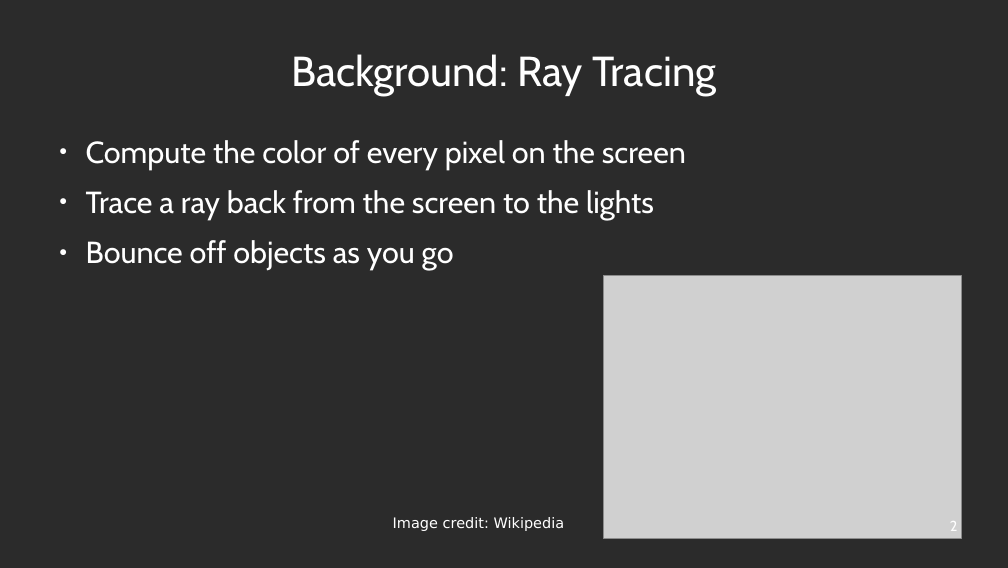
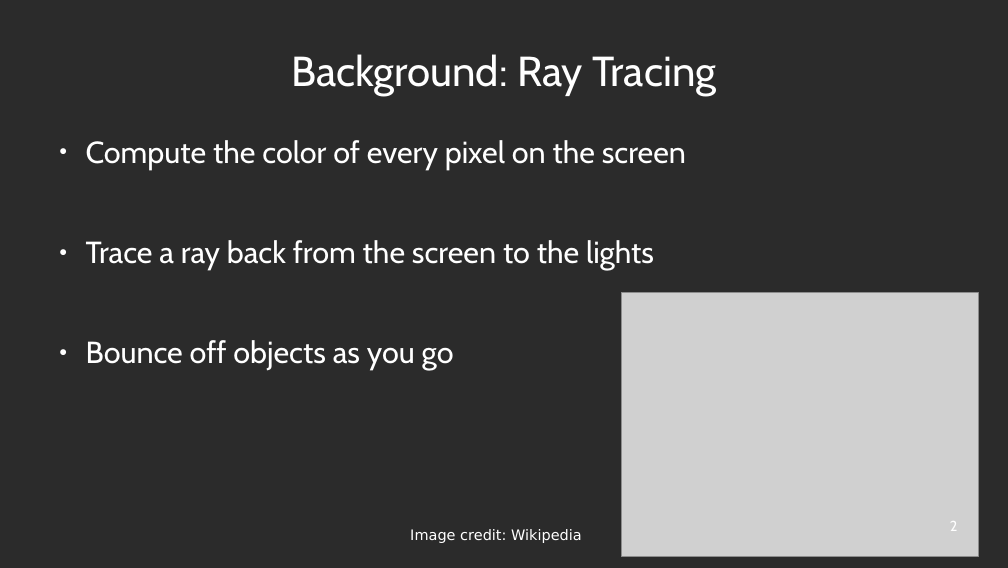
Before and after one commit to robinleegit/raytracer, a slide deck: slide 2 of presentation/presentation.odp. Drawn at 1008x568 pixels with LibreOffice and Linux fonts; fonts in the diff are those of the drawing; grey boxes stand for pictures; background and template pictures are left out; a plain dark background stands for a picture behind light text. Boxes give left, top, right and bottom in pixels: in the first picture for what was removed or moved away, otherwise in the second. Text is boxed around its words. In the diff, an @@ line names an element or a change of style, - is before the commit and + after.

```diff
--- a/presentation/presentation.odp
+++ b/presentation/presentation.odp
@@ text "Compute the color of every ..." rewrapped from (86,140,686,270) to (86,140,686,370) @@
@@ picture: place and size @@
-picture at (604,275,961,539)
+picture at (622,293,979,557)
@@ text "Image credit: Wikipedia": place and size @@
-text "Image credit: Wikipedia" at (393,517,565,531)
+text "Image credit: Wikipedia" at (410,529,582,543)
```
Also in this commit, not shown: 1 other slide changed, 1 other file.
